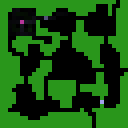
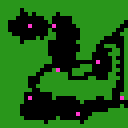
Layered file, before and after one edit (128x128). Changes by layer:
hid "Layer #5" over [8, 8, 68, 40]
hid "Layer", moved it above "Layer #4", painted on it over [8, 0, 128, 128]
painted on "Layer #4" over [8, 0, 128, 128]
painted on "Layer #1" over [8, 0, 128, 128]
